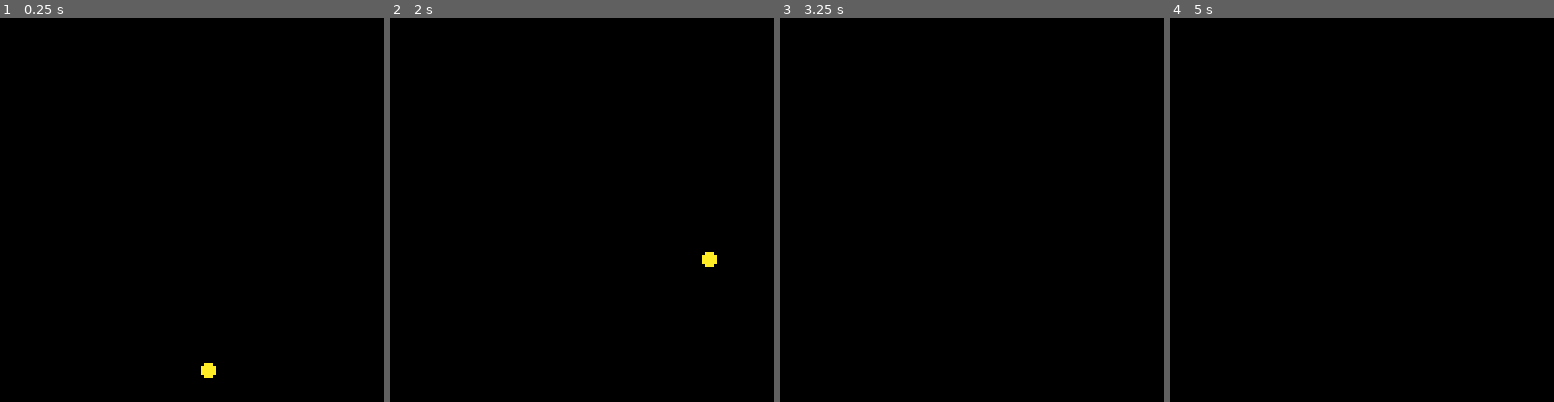
Above: before the commit, frames 1-4 (left to right).
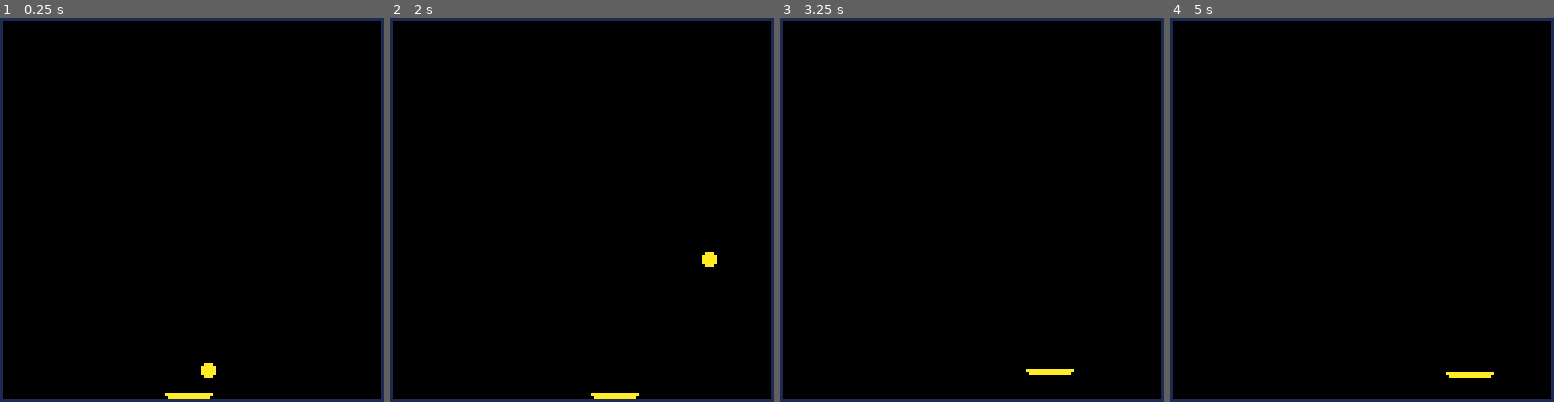
Above: after the commit, the same moments.

Repository: mayongnian/pico8games
Game: PICO-8 cartridge 001_brick_breaker/brick_breaker.p8
Two runs of this game, one before a commit and one after it. Both use one fixed random seed, a clock stepped at 60 frames per second and the inputs below.
Inputs:
- Up to frame 1 (0.25 s): no input
- Up to frame 2 (2 s): hold Right from 1.6 s (still down)
- Up to frame 3 (3.25 s): release Right at 2.1 s; hold Up 2.15-2.42 s; hold Right 2.47-3.03 s; hold Left from 3.08 s (still down)
- Up to frame 4 (5 s): release Left at 3.58 s; hold Down 3.63-3.97 s; hold Right 4.02-4.68 s; hold Up from 4.73 s (still down)

The runs differ from the first frame. In frame 1, 3.3% of the frame differs, in the area x 0-100%, y 0-100%; in frame 2, 3.3%; in frame 3, 3.3%; in frame 4, 3.3%.

Commit message:
002提交，用脚本语言的思路重构了下
实现了基本框架

Diff:
--- a/001_brick_breaker/classes.lua
+++ b/001_brick_breaker/classes.lua
@@ -12,6 +12,15 @@
 function vector_class:initialize(dx,dy)
     self.dx = dx
     self.dy = dy
+end
+
+-- 【margin】
+local margin_class = class("margin_class")
+function margin_class:initialize(left,right,top,bottom)
+    self.left = left
+    self.right = right
+    self.top = top
+    self.bottom = bottom
 end
 
 -- 【位置类】
--- a/001_brick_breaker/functions.lua
+++ b/001_brick_breaker/functions.lua
@@ -11,31 +11,51 @@
     else
         speed = object.s
     end
+
+    -- 是否没碰到左边缘
+    not_touch_border_0 = object.x + (object.margin == nil and 0 or object.margin.left) - speed >= position_class.min
+    -- 是否没碰到右边缘
+    not_touch_border_1 = object.x - (object.margin == nil and 0 or object.margin.right) + object.w - 2 + speed <= position_class.max
+    -- 是否没碰到上边缘
+    not_touch_border_2 = object.y + (object.margin == nil and 0 or object.margin.top) - speed >= position_class.min
+    -- 是否没碰到下边缘
+    not_touch_border_3 = object.y - (object.margin == nil and 0 or object.margin.bottom) + object.h - 2 + speed <= position_class.max
+
+    print(not_touch_border_0)
+    print(not_touch_border_1)
+    print(not_touch_border_2)
+    print(not_touch_border_3)
+
     -- 是否可以向左移动
     is_move_direcr_0 =
         not is_not_horizontal
         and btn(0)
-        and (is_not_screen_border_detect or not is_not_screen_border_detect and object.x - speed >= position_class.min)
+        and (is_not_screen_border_detect or not is_not_screen_border_detect and not_touch_border_0)
     -- 是否可以向右移动
     is_move_direcr_1 =
         not is_not_horizontal
         and btn(1)
-        and (is_not_screen_border_detect or not is_not_screen_border_detect and object.x + object.w + speed <= position_class.max)
+        and (is_not_screen_border_detect or not is_not_screen_border_detect and not_touch_border_1)
     -- 是否可以向上移动
     is_move_direcr_2 =
         not is_not_vertical
         and btn(2)
-        and (is_not_screen_border_detect or not is_not_screen_border_detect and object.y - speed >= position_class.min)
+        and (is_not_screen_border_detect or not is_not_screen_border_detect and not_touch_border_2)
     -- 是否可以向下移动
     is_move_direcr_3 =
         not is_not_vertical
         and btn(3)
-        and (is_not_screen_border_detect or not is_not_screen_border_detect and object.y + object.h + speed <= position_class.max)
+        and (is_not_screen_border_detect or not is_not_screen_border_detect and not_touch_border_3)
     -- 移动
     if is_move_direcr_0 then object.x -= speed end
     if is_move_direcr_1 then object.x += speed end
     if is_move_direcr_2 then object.y -= speed end
     if is_move_direcr_3 then object.y += speed end
+    -- 边缘位置修正
+    if not not_touch_border_0 then object.x = position_class.min end
+    if not not_touch_border_1 then object.x = position_class.max - object.w + 1 end
+    if not not_touch_border_2 then object.y = position_class.min end
+    if not not_touch_border_3 then object.y = position_class.max - object.h + 1 end
 end
 
 function move_with_vector(object)
@@ -71,6 +91,10 @@
     end
 end
 
+function draw_border()
+    rect(position_class.min, position_class.min, position_class.max, position_class.max, 1)
+end
+
 -- @param object sprite_class
 -- @param is_move_with_vector boolean true:向量匀速移动，加入反弹机制 false:键盘控制移动，边缘停止
 -- @return is_move
--- a/001_brick_breaker/game.lua
+++ b/001_brick_breaker/game.lua
@@ -11,7 +11,7 @@
     -- TODO
 
     move_with_vector(balls[1])
-    move_with_btn(player,true,false,false)
+    move_with_btn(player,false,false,false)
 
 end
 
@@ -20,4 +20,5 @@
     cls()
     draw_sprite(player)
     draw_shape(balls[1])
+    draw_border()
 end
--- a/001_brick_breaker/params.lua
+++ b/001_brick_breaker/params.lua
@@ -16,12 +16,13 @@
 player = sprite_class : new (
     position_class.mid - player_params.spr_w / 2,
     position_class.max - player_params.spr_h,
-    player_params.w,
-    player_params.h,
-    2,
+    player_params.spr_w,
+    player_params.spr_h,
+    1,
     nil,
-    {1,1,1}
+    1
 )
+player.margin = margin_class:new(0,0,0,0)
 
 -- 2
 local ball_params = {
--- /dev/null
+++ b/002_brick_break_v2/brick_breaker_v2.p8
@@ -0,0 +1,17 @@
+pico-8 cartridge // http://www.pico-8.com
+version 42
+__lua__
+#include game.lua
+#include utils.lua
+#include functions.lua
+__gfx__
+00000000000000000000000000000000000000000000000000000000000000000000000000000000000000000000000000000000000000000000000000000000
+00000000000000000000000000000000000000000000000000000000000000000000000000000000000000000000000000000000000000000000000000000000
+00700700000000000000000000000000000000000000000000000000000000000000000000000000000000000000000000000000000000000000000000000000
+00077000000000000000000000000000000000000000000000000000000000000000000000000000000000000000000000000000000000000000000000000000
+00077000099999999999999999999990000000000000000000000000000000000000000000000000000000000000000000000000000000000000000000000000
+0070070099aaaaaaaaaaaaaaaaaaaa99000000000000000000000000000000000000000000000000000000000000000000000000000000000000000000000000
+0000000099aaaaaaaaaaaaaaaaaaaa99000000000000000000000000000000000000000000000000000000000000000000000000000000000000000000000000
+00000000099999999999999999999990000000000000000000000000000000000000000000000000000000000000000000000000000000000000000000000000
+
+
--- /dev/null
+++ b/002_brick_break_v2/functions.lua
@@ -0,0 +1,147 @@
+-- 非通用方法，只在这个游戏中用
+
+-- 全局变量声明
+function game_global()
+    balls = {}
+    bricks = {}
+    -- 对象初始化
+    player = new_player()
+    -- 每次生成不同颜色的小球
+    next_color = 1
+    stage = "welcome"
+end
+
+-- 处理游戏状态
+function switch_stage()
+    if stage == "welcome" and btnp(4) then
+        -- 按下z键，开始发球
+        stage = "serve"
+    elseif stage == "serve" and btnp(4) then
+        -- 发球后正式开始游戏
+        stage = "game"
+        -- 给小球一个初速度
+        balls[1].vector = new_vector(1, -1)
+    elseif stage == "game" then
+        if player.hp <= 0 then
+            -- 游玩时玩家生命值为0，游戏结束
+            stage = "over"
+        elseif #balls == 0 then
+            -- 所有小球都消失，并且还有剩余生命，重新发球
+            stage = "serve"
+            -- 新增一个小球
+            balls[#balls + 1] = new_ball('player')
+        end
+    elseif stage == "over" and btnp(4) then
+        -- 按下z键，重新开始游戏
+        game_global()
+    end
+end
+
+-- debug用的网格
+function draw_grid()
+    for i = const.screen_min, const.screen_max, const.spr_pixels * 2 do
+        line(i, const.screen_min, i, const.screen_max, 1)
+    end
+    for i = const.screen_min, const.screen_max, const.spr_pixels * 2 do
+        line(const.screen_min, i, const.screen_max, i, 1)
+    end
+end
+
+-- 绘制ui
+function draw_ui()
+    -- 剩余机会
+    local heart_str = ""
+    for i = 1, player.hp do
+        heart_str = heart_str .. "♥"
+    end
+    print(heart_str,0,0,4)
+end
+
+function draw_debug_bottom()
+    draw_grid()
+end
+
+function draw_debug_top()
+    -- 场景中活动的球数
+    print("balls:"..#balls,const.screen_middle,0,7)
+    print("stage:"..stage,const.screen_middle,8,7)
+end
+
+-- 玩家对象获取
+function new_player()
+    local obj = {}
+    obj.spr_w = 3
+    obj.spr_h = 1
+    -- 玩家初始位置为屏幕中间最底部
+    obj.x = ((const.screen_min + const.screen_max) / 2) - obj.spr_w * const.spr_pixels / 2
+    obj.y = const.screen_max - (obj.spr_h * const.spr_pixels)
+    obj.speed = 3
+    obj.spr = 1
+    obj.hit_box = new_hit_box(0, 4, 24, 4)
+    obj.hp = 3
+    return obj
+end
+
+-- 新增小球
+-- params 初始位置类型 颜色
+function new_ball(type, color)
+    local obj = {}
+    obj.r = 2
+    if type == 'player' then
+        -- 1、玩家所在位置（新发球）；
+        obj.x = ((const.screen_min + const.screen_max) / 2) - obj.r / 2
+        obj.y = const.screen_max - obj.r
+        obj.vector = new_vector(0, 0)
+    elseif type == 'ball' then
+        -- 2、小球所在位置（吃到增加球的道具）；
+        obj.x = balls[1].x
+        obj.y = balls[1].y
+        obj.vector = new_vector(-balls[1].vector.x, -balls[1].vector.y)
+        balls[1].vector:add(new_vector(rnd(2) - 1, rnd(2) - 1))
+        balls[1].vector:normalize()
+    elseif type == 'middle' then
+        -- 3、屏幕中间（debug时用）；
+        obj.x = ((const.screen_min + const.screen_max) / 2) - obj.r / 2
+        obj.y = ((const.screen_min + const.screen_max) / 2) - obj.r / 2
+        obj.vector = new_vector(1, -1)
+    end
+    obj.color = color or 10
+    obj.speed = 4
+    obj.hit_box = new_hit_box(-obj.r, -obj.r, obj.r * 2, obj.r * 2)
+    return obj
+end
+
+-- 小球的碰撞检测
+function balls_hit_detect()
+    local phb = get_hit_box(player)
+    for i = #balls, 1, -1 do
+        move_with_vector(balls[i])
+        -- 小球与玩家的碰撞检测
+        if balls[i].x + balls[i].r > phb.x1 and
+            balls[i].x - balls[i].r < phb.x2 and
+            balls[i].y + balls[i].r > phb.y1 and
+            balls[i].y - balls[i].r < phb.y2 then
+            balls[i].vector.y = -balls[i].vector.y
+        end
+        -- 小球与左、上、右边界的碰撞检测
+        if balls[i].x - balls[i].r < const.screen_min then
+            balls[i].vector.x = -balls[i].vector.x
+            balls[i].x = const.screen_min + balls[i].r
+        end
+        if balls[i].x + balls[i].r > const.screen_max then
+            balls[i].vector.x = -balls[i].vector.x
+            balls[i].x = const.screen_max - balls[i].r
+        end
+        if balls[i].y - balls[i].r < const.screen_min then
+            balls[i].vector.y = -balls[i].vector.y
+            balls[i].y = const.screen_min + balls[i].r
+        end
+        -- 删除超出屏幕的小球
+        if balls[i].y - balls[i].r > const.screen_max then
+            remove_element_unordered(balls, i)
+            if player.hp > 0 then
+                player.hp = player.hp - 1
+            end
+        end
+    end
+end
--- /dev/null
+++ b/002_brick_break_v2/game.lua
@@ -0,0 +1,58 @@
+---@diagnostic disable: lowercase-global
+
+----------------------------------------------------
+-- pico-8游戏循环 开始
+----------------------------------------------------
+-- 1、初始化
+function _init()
+    global()
+    game_global()
+end
+
+-- 2、更新
+function _update()
+    switch_stage()
+    if btn(4) then
+        sfx(0)
+    end
+    move_with_dpad(player)
+    -- player_hit_box
+    -- 小球的碰撞检测 TODO 待重构，这里直接用了全局变量
+    balls_hit_detect()
+    if btn(4) then
+        -- 测试：吃到增加球的道具
+        -- balls[#balls + 1] = new_ball('ball', next_color)
+        next_color = next_color + 1 == 16 and 1 or (next_color + 1) % 16
+    end
+end
+
+-- 3、绘制
+function _draw()
+    cls()
+    draw_debug_bottom()
+    if stage == "welcome" then
+        -- 初始界面
+        print("press z to start", const.screen_middle, const.screen_middle, 7)
+        if #balls == 0 then
+            balls[#balls + 1] = new_ball('player')
+        end
+    elseif stage == "serve" or stage == "game" then
+        -- 游戏界面
+        for i = 1, #balls do
+            -- 绘制小球
+            circfill(balls[i].x, balls[i].y, balls[i].r, balls[i].color)
+        end
+        -- 绘制玩家
+        spr(player.spr, player.x, player.y, player.spr_w, player.spr_h)
+        draw_ui()
+    elseif stage == "over" then
+        -- 游戏结束
+        print("game over", const.screen_middle, const.screen_middle, 7)
+        print("press z to restart", const.screen_middle, const.screen_middle + 8, 7)
+    end
+    draw_debug_top()
+end
+
+----------------------------------------------------
+-- pico-8游戏循环 结束
+----------------------------------------------------
--- /dev/null
+++ b/002_brick_break_v2/utils.lua
@@ -0,0 +1,103 @@
+
+function global()
+    const = {
+        screen_min = 0,
+        screen_max = 127,
+        screen_middle = 63.5,
+        pixel_fix = 2,
+        -- 精灵每个单位像素数
+        spr_pixels = 8
+    }
+end
+
+function remove_element_unordered(list, index)
+    list[index] = list[#list] -- 将最后一个元素移到目标位置
+    list[#list] = nil         -- 删除最后一个元素
+end
+
+-- 定义共享的向量方法
+local function vector_add(self, v)
+    self.x = self.x + v.x
+    self.y = self.y + v.y
+end
+
+local function vector_sub(self, v)
+    self.x = self.x - v.x
+    self.y = self.y - v.y
+end
+
+local function vector_mul(self, scalar)
+    self.x = self.x * scalar
+    self.y = self.y * scalar
+end
+
+local function vector_length(self)
+    return sqrt(self.x ^ 2 + self.y ^ 2)
+end
+
+local function vector_normalize(self)
+    local len = self:length()
+    if len > 0 then
+        self.x = self.x / len
+        self.y = self.y / len
+    end
+end
+
+function new_vector(x, y)
+    local obj = {}
+    obj.x = x or 0
+    obj.y = y or 0
+
+    -- 绑定共享方法
+    obj.add = vector_add
+    obj.sub = vector_sub
+    obj.mul = vector_mul
+    obj.length = vector_length
+    obj.normalize = vector_normalize
+
+    obj:normalize() -- 自动归一化
+    return obj
+end
+
+function get_hit_box(obj)
+    -- 获取对象的碰撞盒
+    local hit_box = {}
+    hit_box.x1 = obj.x + obj.hit_box.x
+    hit_box.x2 = obj.x + obj.hit_box.x + obj.hit_box.w
+    hit_box.y1 = obj.y + obj.hit_box.y
+    hit_box.y2 = obj.y + obj.hit_box.y + obj.hit_box.h
+    return hit_box
+end
+
+function new_hit_box(x, y, w, h)
+    local obj = {}
+    obj.x = x
+    obj.y = y
+    obj.w = w
+    obj.h = h
+    return obj
+end
+
+function move_with_dpad(obj)
+    -- 玩家对象的移动
+    if btn(0) then
+        obj.x = obj.x - obj.speed
+    end
+    if btn(1) then
+        obj.x = obj.x + obj.speed
+    end
+    -- 边界检测
+    local ohb = get_hit_box(obj)
+    if ohb.x1 < const.screen_min then
+        obj.x = const.screen_min - obj.hit_box.x
+    end
+    if ohb.x2 > const.screen_max then
+        obj.x = const.screen_max - (obj.hit_box.w + obj.hit_box.x)
+    end
+end
+
+function move_with_vector(obj)
+    -- 小球对象的移动
+    obj.x = obj.x + obj.vector.x * obj.speed
+    obj.y = obj.y + obj.vector.y * obj.speed
+end
Not shown, changed: the sound effects (__sfx__) section of 002_brick_break_v2/brick_breaker_v2.p8
Not shown, added: .DS_Store
